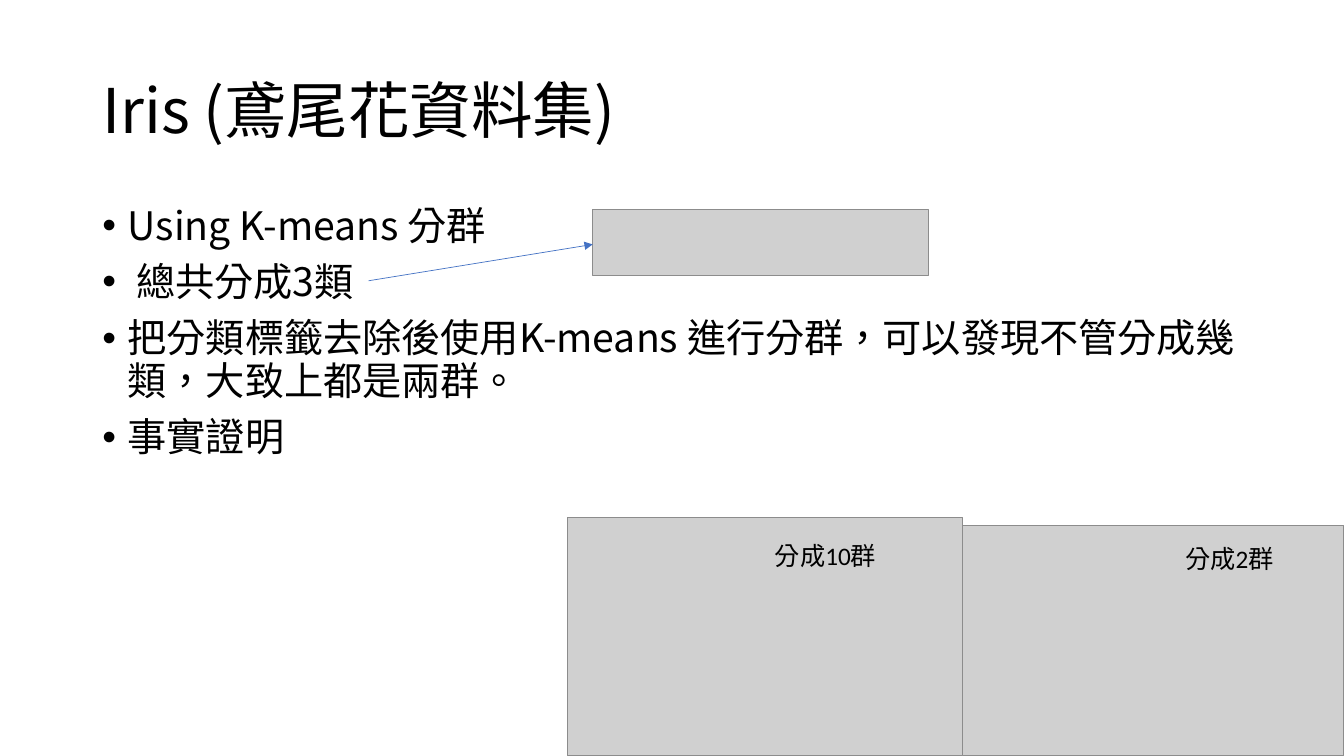
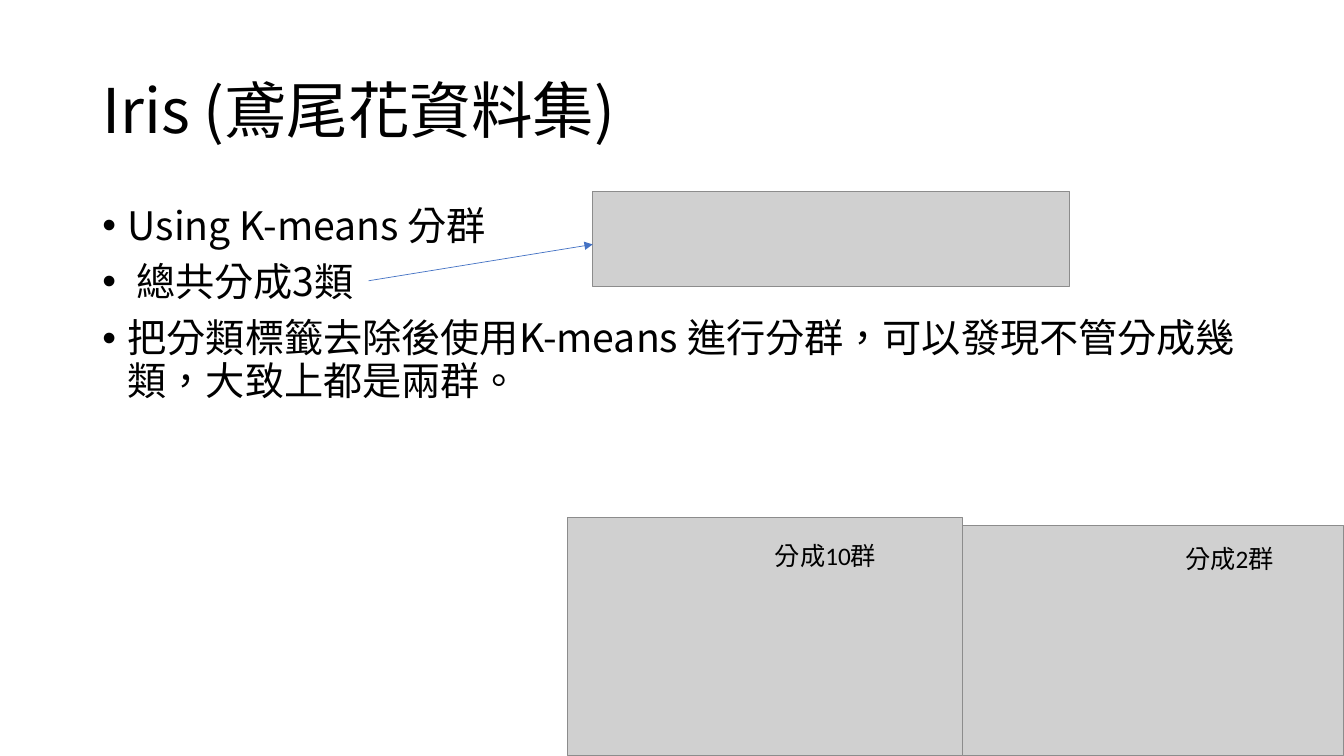
Before and after one commit to andy856996/DataAnalyze, a slide deck: slide 2 of mediumTest/資料分析期中報告.pptx. Drawn at 1344x756 pixels with LibreOffice and Linux fonts; fonts in the diff are those of the drawing; grey boxes stand for pictures. Boxes give left, top, right and bottom in pixels: in the first picture for what was removed or moved away, otherwise in the second. Text is boxed around its words. In the diff, an @@ line names an element or a change of style, - is before the commit and + after.

```diff
--- a/mediumTest/資料分析期中報告.pptx
+++ b/mediumTest/資料分析期中報告.pptx
@@ picture: place and size @@
-picture at box(593, 209, 929, 275)
+picture at box(593, 192, 1070, 286)
@@ text at box(128, 418, 285, 455): paragraph removed @@
-• 事實證明
```
Also in this commit, not shown: 1 slide added, 1 other file.
